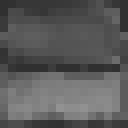
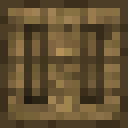
Layered file, before and after one edit (128 x 128). Changes by layer:
hid "side" over 0, 0, 128, 128
added layer "primitive_frame" above "primitive_base" over 8, 8, 120, 112
added layer "primitive_base" above "base" over 0, 0, 128, 128
